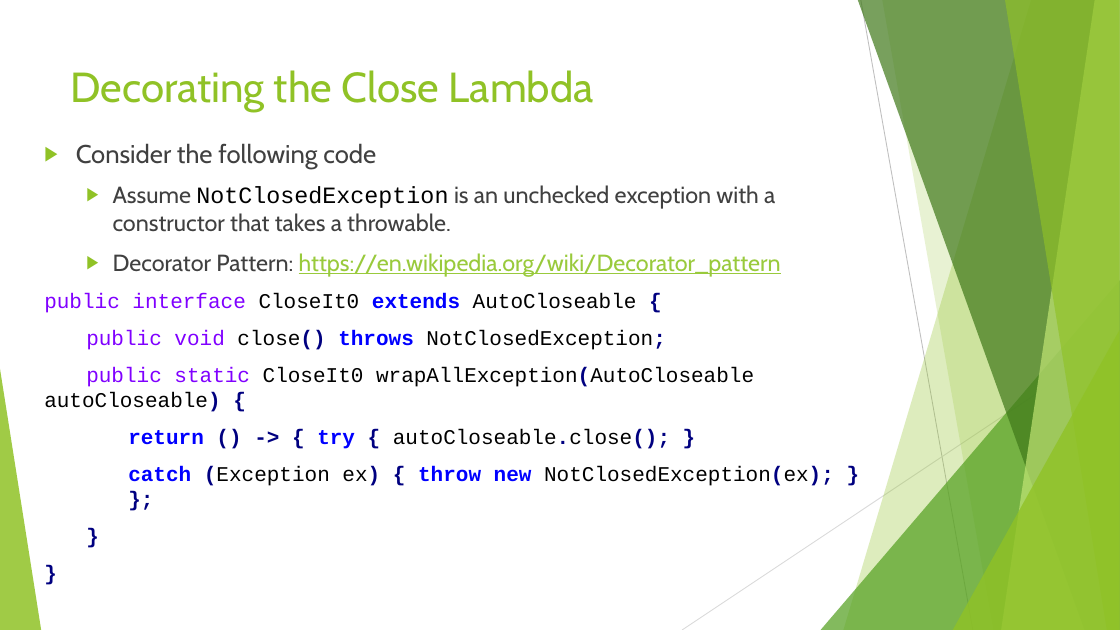
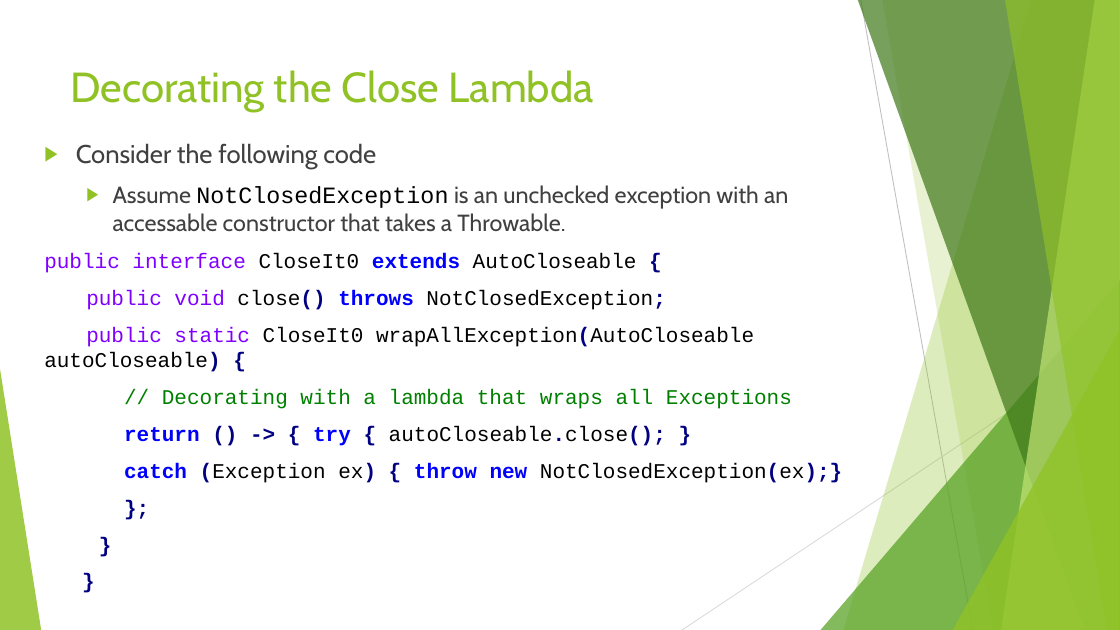
Before and after one commit to RichardRoda/2017-CodePaLOUsa-Lambda, a slide deck: slide 47 of Learning to Love the Lambda in the Stream.pptx (slide 46 before the commit). Drawn at 1120x630 pixels with LibreOffice and Linux fonts; fonts in the diff are those of the drawing. Boxes give left, top, right and bottom in pixels: in the first picture for what was removed or moved away, otherwise in the second. Text is boxed around its words. In the diff, an @@ line names an element or a change of style, - is before the commit and + after.

Commit message:
In the AutoCloseable section: Improve explanation of decorator pattern.  Mention that the lambda returned by the decorator pattern itself implements the adapter pattern (to adapt the exceptions).

```diff
--- a/Learning to Love the Lambda in the Stream.pptx
+++ b/Learning to Love the Lambda in the Stream.pptx
@@ text at (113,185,788,232): text changed @@
-  ▶ Assume NotClosedException is an unchecked exception with a constructor that takes a throwable.
-  ▶ Decorator Pattern: https://en.wikipedia.org/wiki/Decorator_pattern
+  ▶ Assume NotClosedException is an unchecked exception with an accessable constructor that takes a Throwable.
@@ text at (162,389,792,409): paragraph added @@
+// Decorating with a lambda that wraps all Exceptions
@@ text at (124,463,842,483): text changed @@
-catch (Exception ex) { throw new NotClosedException(ex); } };
+catch (Exception ex) { throw new NotClosedException(ex);}
+};
```
Also in this commit, not shown: 16 other slides changed, 1 slide added, 1 other file.
